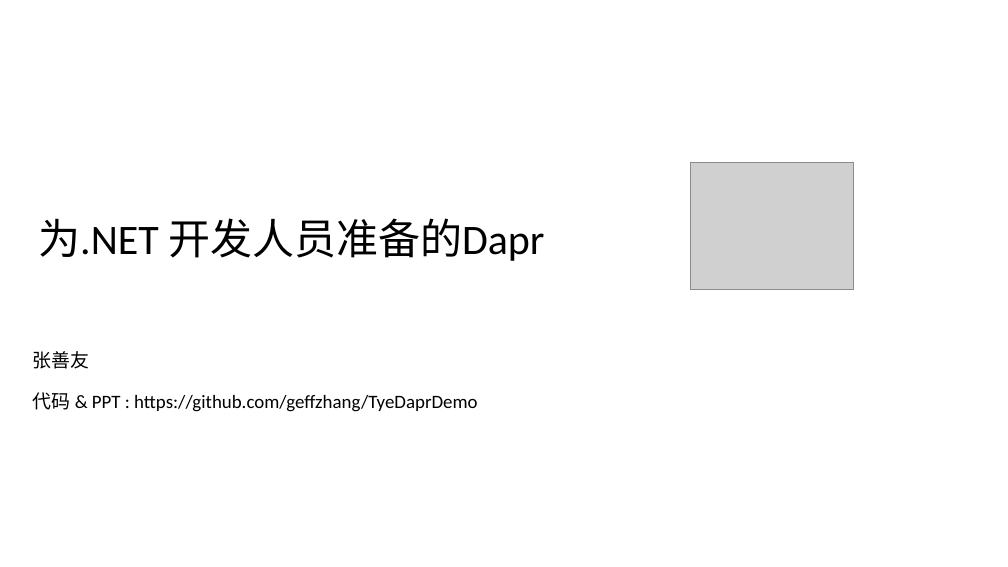
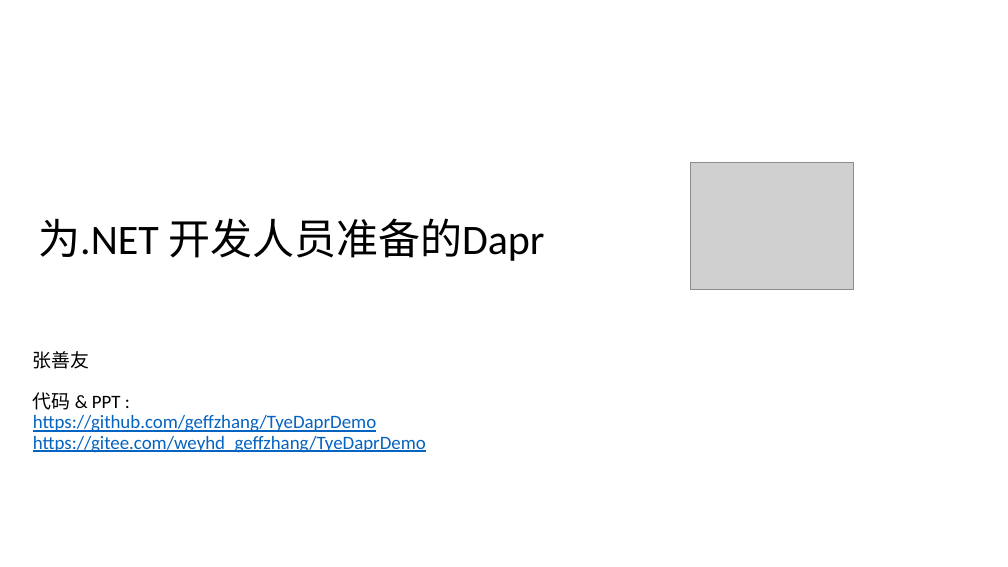
Before and after one commit to geffzhang/TyeDaprDemo, a slide deck: slide 1 of slides.pptx. Drawn at 1008x567 pixels with LibreOffice and Linux fonts; fonts in the diff are those of the drawing; grey boxes stand for pictures. Boxes give left, top, right and bottom in pixels: in the first picture for what was removed or moved away, otherwise in the second. Text is boxed around its words. In the diff, an @@ line names an element or a change of style, - is before the commit and + after.

```diff
--- a/slides.pptx
+++ b/slides.pptx
@@ text at [33, 392, 426, 453]: text changed; text colour #000000 to #0563C1 @@
-代码 & PPT : https://github.com/geffzhang/TyeDaprDemo
+代码 & PPT :
+https://github.com/geffzhang/TyeDaprDemo
+https://gitee.com/weyhd_geffzhang/TyeDaprDemo
```
Also in this commit, not shown: 1 slide added.
